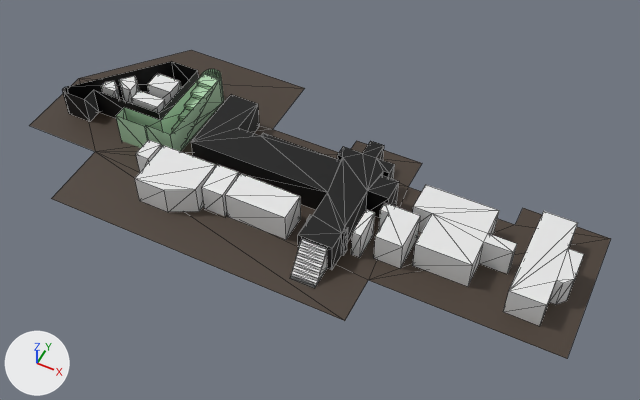
Renders of the glTF model public/models/basement.glb from each side of a commit.
One viewpoint serves both versions: a 50 mm camera at (6.44, -3.58, 5.29) aimed at (4.32, 0.67, -0.02). The axes (+X, +Y, +Z) are drawn at lower left. The lights are the same throughout. The picture after the commit comes second. Mesh edges are drawn as thin lines. Where no turn or scale is listed for an object, it has been applied to the vertices. Vertices at exactly the same position are counted once.

Objects in the first picture: 'BA', 'CEAPMO', 'COUNCILOR', 'C_AUDITORS_O', 'Cube', 'Cube.001', 'Disc', 'GSO', 'Lounge', 'OFORTOD', 'PR', 'Stairs', 'Traingle', 'ground', 'kit' and 3 more.
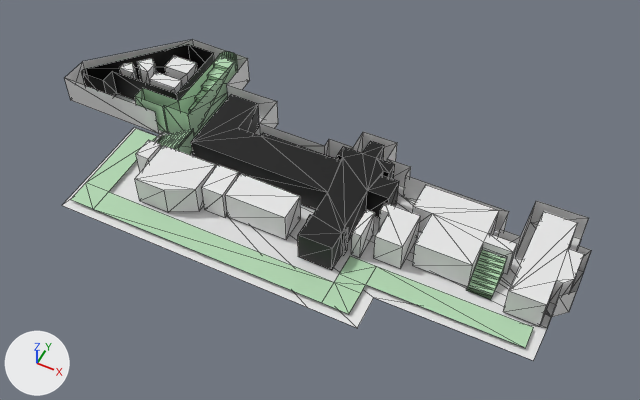
Where the change shows, as pixel boxes (x1, y1, x2, y2) in the pictures (640 x 400 px):
'Disc', deleted (brown): before (29, 50, 611, 359)
'disk', added: after (62, 40, 591, 360)
'path', added: after (70, 129, 534, 348)
'Traingle', moved: before (62, 61, 199, 121); after (82, 44, 215, 101)
'Stairs', moved: before (116, 69, 224, 151); after (135, 52, 238, 138)
'Cube.001', reshaped, moved, rescaled, recoloured: before (290, 237, 327, 288); after (156, 129, 194, 155)
'Cube.002', added (green): after (466, 250, 506, 300)
'Cube', moved: before (172, 74, 219, 132); after (189, 56, 235, 113)
'Lounge', moved: before (119, 76, 139, 103); after (137, 58, 156, 84)
'kit', moved: before (101, 81, 120, 99); after (120, 63, 137, 80)

What the commit changed:
Material 'Material.008' (mat_material_008) changes colour from brown #483c32 to black #000000; in linear values from (0.0648, 0.0452, 0.0319) to (0.0, 0.0, 0.0).
Material 'Material.013' (mat_material_013) is new.
Its base color is (0.445, 0.687, 0.445) (green #b2d8b2).
Material 'Material.015' (mat_material_015) is new.
Its base color is (0.445, 0.687, 0.445) (green #b2d8b2).
Material 'Material.014' (mat_material_014) is new.
Its base color is (0.445, 0.687, 0.445) (green #b2d8b2).
me_plane_044 has 64 vertices, 124 faces and spans x -1.72..-0.05, y -1.22..-0.08, z 0.0..0.26.
me_plane_044 no longer uses material mat_material_005 (black #000000).
me_plane_044 gains material mat_material_008 (black #000000).
me_cube_005 is used by ob_cube_001; location (4.576, -0.04, 0.102); scale (0.104, 0.104, 0.104).
me_cube_005 had 38 vertices, 72 faces and spanned x -1.0..1.0, y -1.01..0.99, z -0.96..1.49.
me_cube_005 now has 36 vertices, 68 faces and spans x -1.99..1.0, y -1.0..1.0, z -1.0..1.01.
me_cube_005 part 1: the whole mesh is rebuilt.
me_cube_005 gains material mat_material_013 (green #b2d8b2).
Mesh me_plane_035 is new.
It has 59 vertices, 81 faces and spans x -1.11..3.5, y -1.11..0.89, z -0.02..0.24.
Mesh me_plane_034 is new.
It has 16 vertices, 14 faces and spans x -1.48..2.19, y -0.24..0.67, z 0.0.
It uses material mat_material_015 (green #b2d8b2).
Mesh me_cube_008 is new.
It has 36 vertices, 68 faces and spans x -0.094..0.094, y -0.186..0.094, z -0.094..0.094.
It uses material mat_material_014 (green #b2d8b2).
Object 'Stairs' (ob_stairs) moves from (0.0, 0.0, 0.0) to (0.0, 0.27, 0.0).
Object 'Traingle' (ob_traingle) moves from (-0.734, -0.84, 0.0) to (-0.734, -0.57, 0.0).
Object 'kit' (ob_kit) moves from (3.045, 0.292, 0.0) to (3.045, 0.562, 0.0).
Object 'Lounge' (ob_lounge) moves from (-2.547, -0.826, 0.0) to (-2.547, -0.556, 0.0).
Object 'Disc' (ob_disc) is deleted.
Object 'Cube' (ob_cube) moves from (3.005, 0.551, 0.04) to (3.005, 0.82, 0.04).
Object 'Cube.001' (ob_cube_001) moves from (4.576, -0.04, 0.102) to (3.01, 0.606, 0.107).
Object 'Cube.001' (ob_cube_001) is rescaled from (0.104, 0.104, 0.104) to (0.112, 0.112, 0.112).
Object 'disk' (ob_disk) is new; it shows me_plane_035.
Its location is (2.903, 0.811, 0.0).
Object 'path' (ob_path) is new; it shows me_plane_034.
Its location is (4.03, 0.0, 0.012).
Object 'Cube.002' (ob_cube_002) is new; it shows me_cube_008.
Its location is (5.773, 0.522, 0.095).
